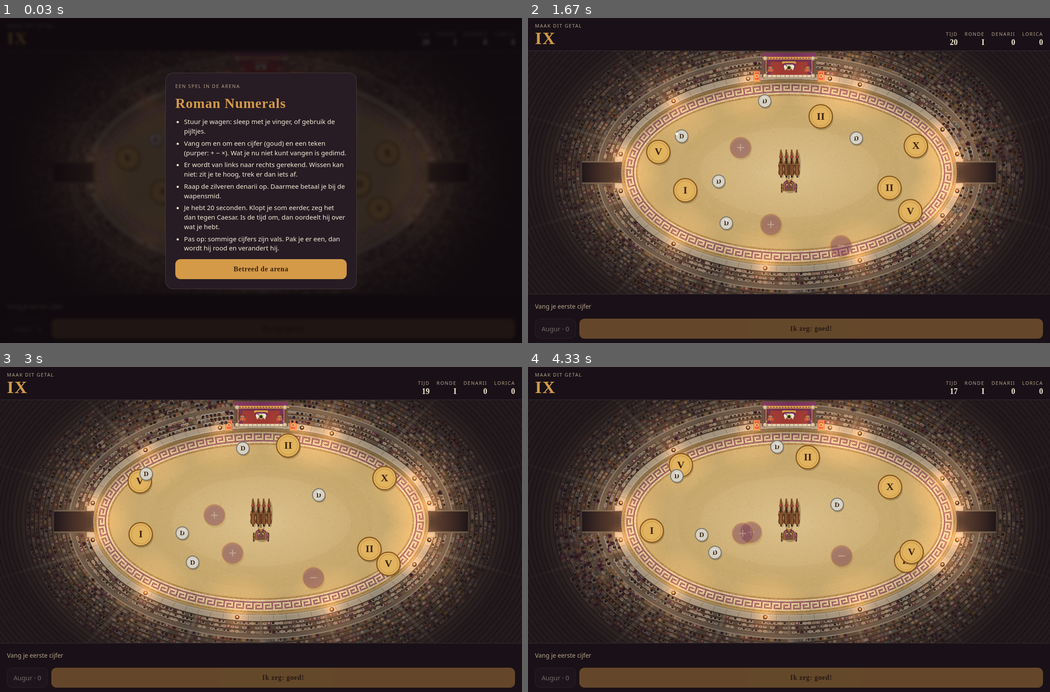
Above: before the commit, frames 1-4 (two rows, left to right).
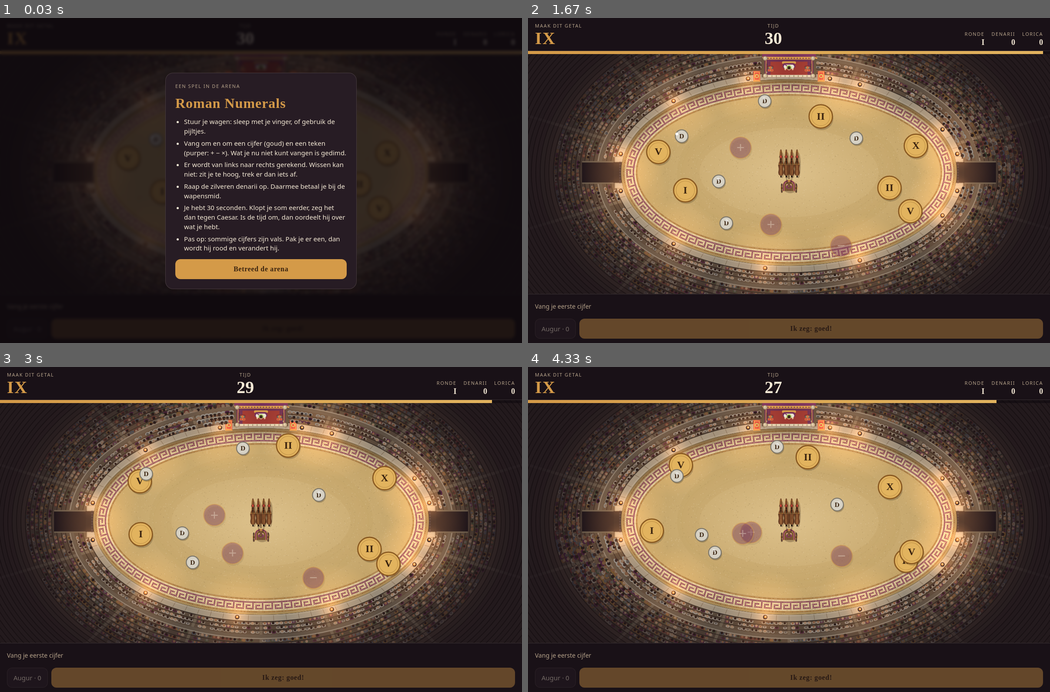
Above: after the commit, the same moments.

Repository: JasperVlaar/roman-numerals-calculation-game
Game: browser game, page index.html
Two runs of this game, one before a commit and one after it. Both use one fixed random seed, a clock stepped at 60 frames per second and the inputs below.
Inputs (mouse positions are in pixels of both pictures, inside the frame that each line leads up to):
- Up to frame 1 (0.03 s): no input
- Up to frame 2 (1.67 s): click (789, 170) at 0.27 s; click "Betreed de arena" at 1.27 s
- Up to frame 3 (3 s): no input
- Up to frame 4 (4.33 s): no input

The runs differ from the first frame. In frame 1, 0.2% of the frame differs, in the area x 0-100%, y 5-60%; in frame 2, 1.0%, in the area x 0-99%, y 1-12%; in frame 3, 1.0%; in frame 4, 0.9%.

Commit message:
timer zichtbaar en 40s

Diff:
--- a/game.js
+++ b/game.js
@@ -28,7 +28,7 @@
   const ranges = [[8,20],[16,45],[30,110],[60,240]];
   const i = Math.min(l - 1, 3), extra = Math.max(0, l - 4);
   return {
-    time: 20,                                      // seconden per ronde; later per level te variëren
+    time: 30,                                      // seconden per ronde; later per level te variëren
     values: sets[i],
     count: Math.min(6 + (l - 1) * 2, 14),          // cijfermunten
     ops: l === 1 ? ['+', '−'] : ['+', '−', '×'],    // tekens die als munt in het veld liggen
@@ -180,8 +180,7 @@
 
 function update(dt) {
   S.time = Math.max(0, S.time - dt);
-  const ts = Math.ceil(S.time);
-  if (ts !== S.shownTime) { S.shownTime = ts; const el = $('time'); el.textContent = ts; el.classList.toggle('warn', ts <= 5); }
+  showTime();
   if (S.time === 0) { toast('De tijd is om!'); openJudge(); return; }
   const MAX = 230; let dx = 0, dy = 0, tx = 0, ty = 0;
   if (keys.has('ArrowLeft') || keys.has('a')) dx--;
@@ -252,7 +251,16 @@
     ctx.lineWidth = 4; ctx.strokeStyle = C.night; ctx.strokeText(f.text, f.x, f.y);
     ctx.fillStyle = f.color; ctx.fillText(f.text, f.x, f.y);
   }
-  ctx.globalAlpha = 1; ctx.restore();
+  ctx.globalAlpha = 1;
+  // Laatste 5 seconden: groot aftellen midden in de arena, dat elke seconde klopt.
+  if (!S.paused && S.time > 0 && S.time <= 5) {
+    const n = Math.ceil(S.time), f = S.time - Math.floor(S.time), pulse = 1 + .25 * Math.pow(f, 3);
+    ctx.save(); ctx.scale(pulse, pulse);
+    ctx.font = `900 ${Math.round(W.ry * .9)}px Cinzel, Georgia, serif`;
+    ctx.globalAlpha = .18 + .22 * f; ctx.lineWidth = 6; ctx.strokeStyle = C.night; ctx.strokeText(n, 0, 6);
+    ctx.fillStyle = C.blood; ctx.fillText(n, 0, 6); ctx.restore();
+  }
+  ctx.restore();
 }
 // Munten: goud = cijfer, purper = teken, klein zilver = denarius. Wat je nu niet kunt vangen is gedimd.
 function drawCoin(e, now) {
@@ -301,12 +309,20 @@
 }
 
 /* ---------- UI ---------- */
+// Timer: groot getal in de HUD, een balk die leegloopt, en onder 5 s rood.
+function showTime() {
+  const ts = Math.ceil(S.time);
+  $('timebarFill').style.transform = `scaleX(${S.cfg ? S.time / S.cfg.time : 1})`;
+  if (ts === S.shownTime) return;
+  S.shownTime = ts; $('time').textContent = ts;
+  const warn = ts <= 5; $('timer').classList.toggle('warn', warn); document.querySelector('.timebar').classList.toggle('warn', warn);
+}
 function updateUI() {
   $('goal').textContent = toRoman(S.target);
   $('lvl').textContent = toRoman(S.level);
   $('money').textContent = S.money;
   $('armor').textContent = S.armor;
-  $('time').textContent = Math.ceil(S.time);
+  showTime();
   $('augur').textContent = `Augur · ${S.augur}`;
   $('augur').disabled = S.augur <= 0;
   $('claim').disabled = S.total === null;
--- a/index.html
+++ b/index.html
@@ -11,8 +11,8 @@
 <div class="app">
   <header class="hud gutter">
     <div class="goal"><span class="label">Maak dit getal</span><span id="goal" class="goal-num">XV</span></div>
+    <div class="timer" id="timer"><span class="label">Tijd</span><span id="time" class="time-num">30</span></div>
     <dl class="stats">
-      <div><dt>Tijd</dt><dd id="time">20</dd></div>
       <div><dt>Ronde</dt><dd id="lvl">I</dd></div>
       <div><dt>Denarii</dt><dd id="money">0</dd></div>
       <div><dt>Lorica</dt><dd id="armor">0</dd></div>
@@ -20,6 +20,7 @@
   </header>
   <div class="stage" id="stage">
     <canvas id="arena" aria-label="Arena met zwevende Romeinse cijfers"></canvas>
+    <div class="timebar" aria-hidden="true"><div id="timebarFill"></div></div>
     <div class="toast" id="toast" role="status"></div>
   </div>
   <div class="rail gutter"><div class="expr" id="expr" aria-live="polite"></div></div>
@@ -38,7 +39,7 @@
       <li>Vang om en om een cijfer (goud) en een teken (purper: + − ×). Wat je nu niet kunt vangen is gedimd.</li>
       <li>Er wordt van links naar rechts gerekend. Wissen kan niet: zit je te hoog, trek er dan iets af.</li>
       <li>Raap de zilveren denarii op. Daarmee betaal je bij de wapensmid.</li>
-      <li>Je hebt 20 seconden. Klopt je som eerder, zeg het dan tegen Caesar. Is de tijd om, dan oordeelt hij over wat je hebt.</li>
+      <li>Je hebt 30 seconden. Klopt je som eerder, zeg het dan tegen Caesar. Is de tijd om, dan oordeelt hij over wat je hebt.</li>
       <li>Pas op: sommige cijfers zijn vals. Pak je er een, dan wordt hij rood en verandert hij.</li>
     </ul>
     <button id="startBtn" class="primary wide">Betreed de arena</button>
--- a/style.css
+++ b/style.css
@@ -46,9 +46,14 @@
 .tok.fake{border-color:var(--blood);color:var(--blood)}
 .tok.next{border-style:dashed;color:var(--muted);background:none}
 .tok.sum{background:none;border-color:transparent;color:var(--bronze)}
-.stats dd.warn{color:var(--blood);animation:tick 1s ease-in-out infinite}
+.timer{display:flex;flex-direction:column;align-items:center;gap:2px;flex:none}
+.time-num{font-family:var(--f-display);font-weight:900;font-size:clamp(28px,7vw,40px);line-height:1;color:var(--ink);font-variant-numeric:tabular-nums;min-width:2ch;text-align:center}
+.timer.warn .time-num{color:var(--blood);animation:tick 1s ease-in-out infinite}
+.timebar{position:absolute;left:0;right:0;top:0;height:7px;background:rgba(14,9,13,.55);z-index:2;pointer-events:none}
+#timebarFill{height:100%;background:linear-gradient(90deg,var(--bronze),var(--coin));transform-origin:left center;will-change:transform}
+.timebar.warn #timebarFill{background:var(--blood)}
 @keyframes tick{50%{transform:scale(1.18)}}
-@media (prefers-reduced-motion:reduce){.stats dd.warn{animation:none}}
+@media (prefers-reduced-motion:reduce){.timer.warn .time-num{animation:none}}
 .hint{color:var(--muted);font-size:14px}
 .controls{display:flex;flex-wrap:wrap;gap:8px;padding-block:6px 12px}
 button{font:inherit;color:inherit;cursor:pointer}
